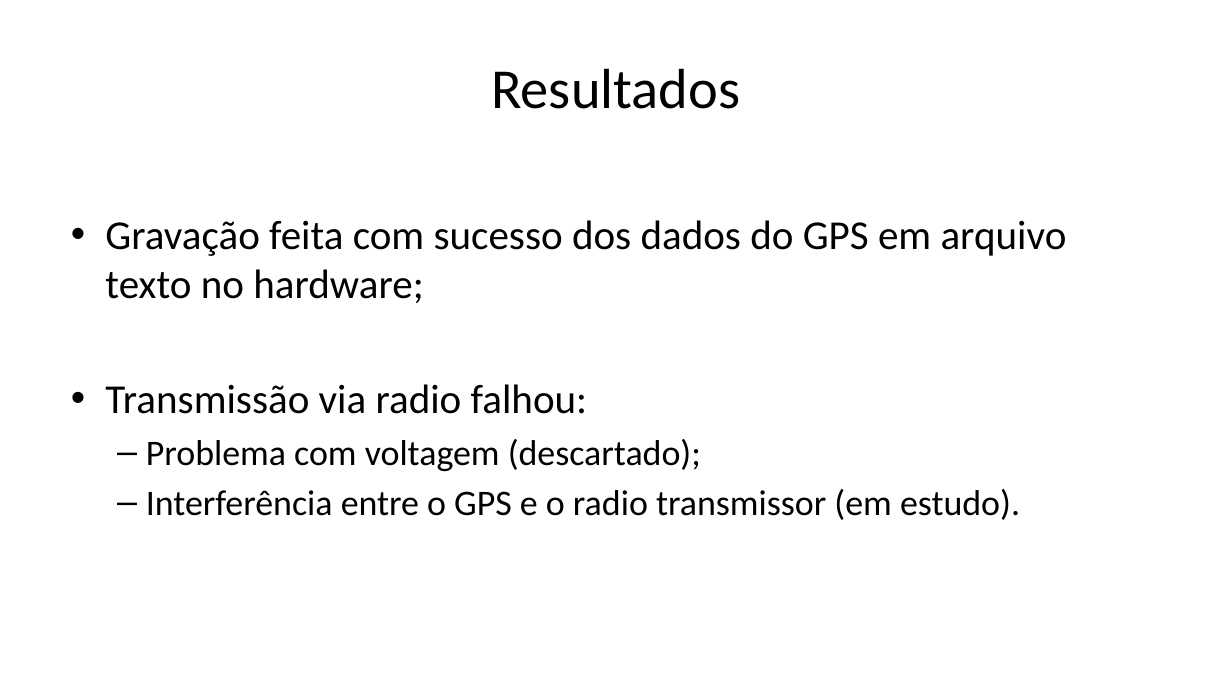
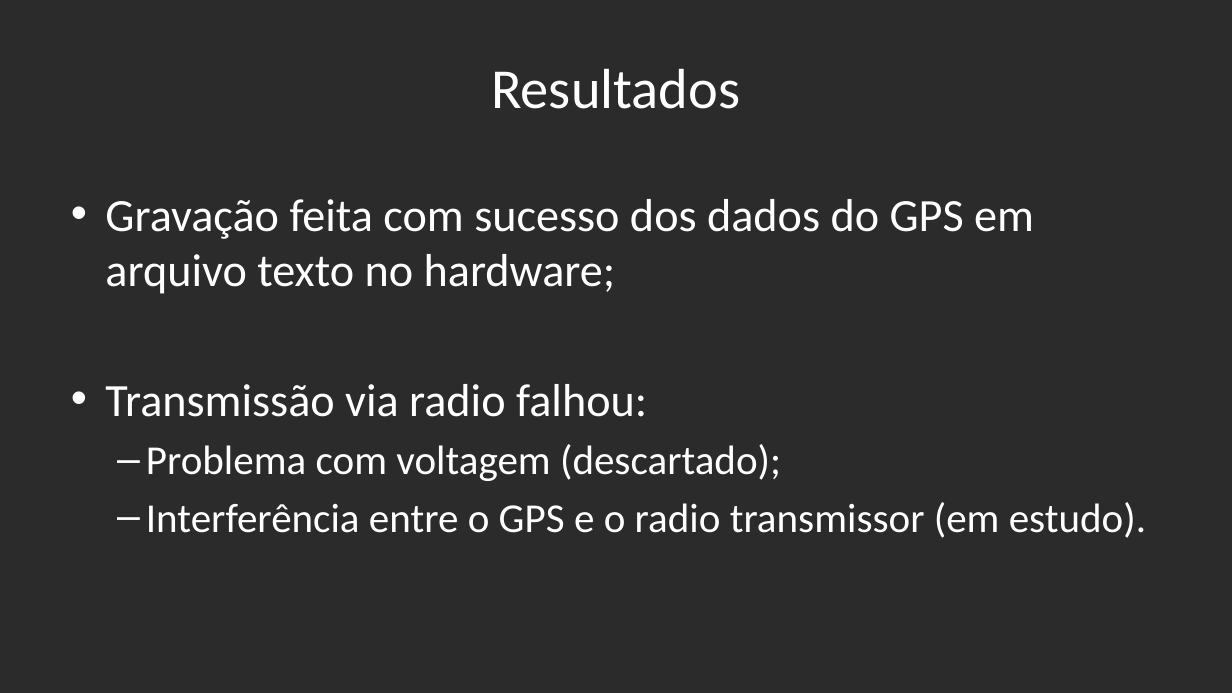
Before and after one commit to gktrainer/RacingTelemetry, a slide deck: slide 20 of 01_TCCDocs/TCCDocs_Arduino.pptx. Drawn at 1232x693 pixels with LibreOffice and Linux fonts; fonts in the diff are those of the drawing; background and template pictures are left out; a plain dark background stands for a picture behind light text. Boxes give left, top, right and bottom in pixels: in the first picture for what was removed or moved away, otherwise in the second. Text is boxed around its words. In the diff, an @@ line names an element or a change of style, - is before the commit and + after.

```diff
--- a/01_TCCDocs/TCCDocs_Arduino.pptx
+++ b/01_TCCDocs/TCCDocs_Arduino.pptx
@@ background #FFFFFF to picture (left out) @@
@@ title "Resultados" at box(491, 68, 740, 109): text colour #000000 to #FFFFFF @@
@@ text "Gravação feita com sucesso dos ..." at box(105, 199, 1146, 538): size 32 to 36 pt in "Gravação feita com sucesso dos dados do ...", "Transmissão via radio falhou:"; text colour #000000 to #FFFFFF; size 28 to 32 pt in "Problema com voltagem (descartado);", "Interferência entre o GPS e o radio ..." @@
```
Also in this commit, not shown: 20 other slides changed, 1 slide added, 2 slides removed.
